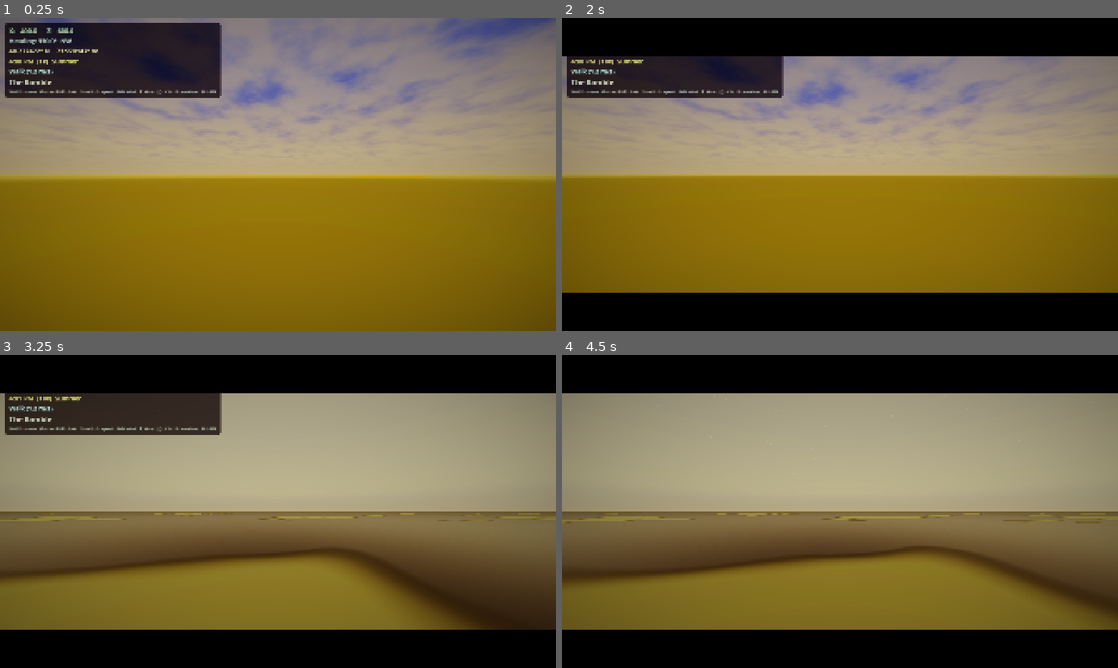
Above: before the commit, frames 1-4 (two rows, left to right).
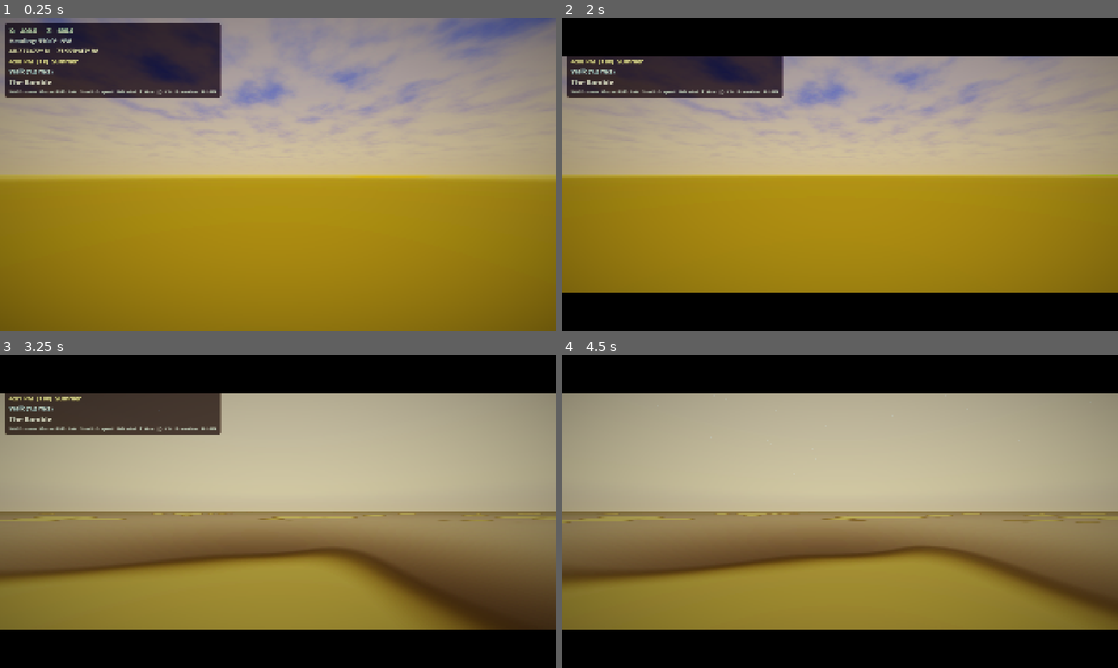
Above: after the commit, the same moments.

Repository: Central-Park-Walk/central-park-walk
Game: Godot game, scene res://main.tscn
The game is run twice, just before and just after one commit, with the same random seed, the same clock (stepped at 60 frames per second) and the same inputs.
Inputs (mouse positions are in pixels of both pictures, inside the frame that each line leads up to):
- Up to frame 1 (0.25 s): no input
- Up to frame 2 (2 s): tap Enter at 0.5 s; move the mouse to (962, 158) at 0.52 s; hold D 0.53-1.28 s; tap T at 0.6 s; click (962, 158) at 0.67 s; tap Space at 1.25 s; move the mouse to (728, 190) at 1.27 s; hold S from 1.28 s (still down); tap L at 1.35 s
- Up to frame 3 (3.25 s): tap Enter at 2 s; move the mouse to (333, 442) at 2.02 s; release S at 2.03 s; hold D 2.03-2.78 s; tap P at 2.1 s; move the mouse to (250, 574) at 2.77 s; hold W from 2.78 s (still down); tap G at 2.85 s; click (250, 574) at 2.92 s
- Up to frame 4 (4.5 s): move the mouse to (1006, 558) at 3.52 s; release W at 3.53 s; hold A from 3.53 s (still down); tap H at 3.6 s; move the mouse to (673, 464) at 4.27 s; tap 9 at 4.35 s

The runs differ from the first frame. In frame 3, 1.8% of the frame differs, in the area x 29-70%, y 50-68%; in frame 4, 1.8%.

Commit message:
Improve night lighting: NYC light pollution, bigger lamp pool, softer grading
Night was nearly black — unrealistic for Manhattan. Raised ambient energy
(0.15→0.30), exposure (0.60→0.75), brightness (0.75→0.88) at night keyframes.
Lamp pool 32→48 lights, range 22→28m, search radius 30→50m, energy ×7.5.
Color grade S-curve softened for dark values (0.12→0.08 knee), raised shadow
floor. Facade wall emission now dims at night (0.45→0.12) since lit windows
provide building visibility. Updated README coverage table.

Co-Authored-By: Claude Opus 4.6 <noreply@anthropic.com>

Diff:
--- a/main.gd
+++ b/main.gd
@@ -58,7 +58,7 @@
 var _letterbox_bot: ColorRect
 var _letterbox_on: bool = false
 var _lamp_light_timer: float = 0.0
-const LAMP_LIGHT_COUNT := 32
+const LAMP_LIGHT_COUNT := 48
 const LAMP_LIGHT_RANGE := 18.0
 const LAMP_LIGHT_UPDATE_INTERVAL := 0.5  # seconds between position updates
 
@@ -895,30 +895,31 @@
 # ---------------------------------------------------------------------------
 func _build_keyframes() -> void:
 	# ---- 5.0  Pre-dawn ----
+	# NYC light pollution: horizon never fully dark, ambient glow from city
 	_keyframes.append({
 		"hour": 5.0,
 		"sky_top":        Color(0.03, 0.04, 0.12),
-		"sky_horizon":    Color(0.10, 0.10, 0.18),
-		"gnd_bottom":     Color(0.01, 0.01, 0.02),
-		"gnd_horizon":    Color(0.08, 0.06, 0.10),
-		"ambient_color":  Color(0.10, 0.10, 0.18),
-		"ambient_energy": 0.15,
-		"exposure":       0.65,
+		"sky_horizon":    Color(0.14, 0.12, 0.20),  # light pollution glow
+		"gnd_bottom":     Color(0.02, 0.02, 0.03),
+		"gnd_horizon":    Color(0.10, 0.08, 0.12),
+		"ambient_color":  Color(0.12, 0.12, 0.20),
+		"ambient_energy": 0.30,   # NYC ambient from light pollution
+		"exposure":       0.75,
 		"white":          6.0,
 		"glow_intensity": 0.6,
 		"glow_bloom":     0.08,
 		"glow_strength":  0.7,
-		"glow_threshold": 0.65,
+		"glow_threshold": 0.55,
 		"glow_cap":       5.0,
 		"ssao_radius":    2.0,
-		"ssao_intensity": 2.8,
-		"ssao_power":     2.0,
+		"ssao_intensity": 2.2,
+		"ssao_power":     1.8,
 		"ssil_intensity": 0.5,
-		"saturation":     0.70,
-		"contrast":       1.12,
-		"brightness":     0.78,
+		"saturation":     0.75,
+		"contrast":       1.06,
+		"brightness":     0.88,
 		"fog_color":      Color(0.12, 0.10, 0.14),
-		"fog_energy":     0.15,
+		"fog_energy":     0.20,
 		"fog_scatter":    0.05,
 		"fog_density":    0.0005,
 		"fog_aerial":     0.20,
@@ -928,7 +929,7 @@
 		"sun_pitch":      -10.0,
 		"sun_yaw":        -100.0,
 		"shadow_dist":    180.0,
-		"lamp_emission":  3.0,
+		"lamp_emission":  3.5,
 		"vol_fog_density":    0.0004,
 		"vol_fog_anisotropy": 0.45,
 		"cloud_coverage":     0.50,
@@ -1071,30 +1072,31 @@
 	})
 
 	# ---- 21.0  Night ----
+	# NYC light pollution: never truly dark, warm orange-pink skyglow on horizon
 	_keyframes.append({
 		"hour": 21.0,
-		"sky_top":        Color(0.02, 0.03, 0.08),
-		"sky_horizon":    Color(0.04, 0.05, 0.12),
-		"gnd_bottom":     Color(0.005, 0.008, 0.012),
-		"gnd_horizon":    Color(0.02, 0.03, 0.06),
-		"ambient_color":  Color(0.10, 0.10, 0.18),
-		"ambient_energy": 0.15,
-		"exposure":       0.60,
+		"sky_top":        Color(0.03, 0.04, 0.10),
+		"sky_horizon":    Color(0.10, 0.08, 0.14),  # light pollution horizon
+		"gnd_bottom":     Color(0.015, 0.015, 0.025),
+		"gnd_horizon":    Color(0.05, 0.04, 0.08),
+		"ambient_color":  Color(0.14, 0.12, 0.20),  # blue-shifted city glow
+		"ambient_energy": 0.30,   # NYC ambient — never below 0.3 at night
+		"exposure":       0.75,
 		"white":          6.0,
 		"glow_intensity": 0.6,
 		"glow_bloom":     0.08,
 		"glow_strength":  0.7,
-		"glow_threshold": 0.60,
+		"glow_threshold": 0.55,
 		"glow_cap":       5.0,
 		"ssao_radius":    2.0,
-		"ssao_intensity": 3.0,
-		"ssao_power":     2.0,
+		"ssao_intensity": 2.2,
+		"ssao_power":     1.8,
 		"ssil_intensity": 0.6,
-		"saturation":     0.70,
-		"contrast":       1.14,
-		"brightness":     0.75,
-		"fog_color":      Color(0.08, 0.08, 0.12),
-		"fog_energy":     0.15,
+		"saturation":     0.75,
+		"contrast":       1.06,   # less crush — preserves shadow detail
+		"brightness":     0.88,   # brighter — NYC is never pitch black
+		"fog_color":      Color(0.08, 0.07, 0.11),
+		"fog_energy":     0.20,
 		"fog_scatter":    0.05,
 		"fog_density":    0.0005,
 		"fog_aerial":     0.20,
@@ -1104,13 +1106,13 @@
 		"sun_pitch":      -65.0,
 		"sun_yaw":        40.0,
 		"shadow_dist":    200.0,
-		"lamp_emission":  3.0,
+		"lamp_emission":  3.5,
 		"vol_fog_density":    0.0004,
 		"vol_fog_anisotropy": 0.35,
 		"cloud_coverage":     0.45,
 		"cloud_density":      0.55,
-		"cloud_color_top":    Color(0.12, 0.12, 0.18),
-		"cloud_color_bottom": Color(0.05, 0.05, 0.08),
+		"cloud_color_top":    Color(0.14, 0.12, 0.18),
+		"cloud_color_bottom": Color(0.06, 0.05, 0.08),
 		"cloud_speed":        0.003,
 	})
 
@@ -1842,9 +1844,9 @@
 		var light := SpotLight3D.new()
 		light.light_color = Color(1.0, 0.55, 0.18)  # warm sodium vapor, softened
 		light.light_energy = 0.0  # off until positioned
-		light.spot_range = 22.0
-		light.spot_angle = 75.0  # ~150° cone — wide soft pool below
-		light.spot_attenuation = 1.2  # softer falloff
+		light.spot_range = 28.0
+		light.spot_angle = 80.0  # ~160° cone — wide soft pool below
+		light.spot_attenuation = 1.0  # softer falloff
 		light.shadow_enabled = false  # too expensive for 24 lights
 		light.light_bake_mode = Light3D.BAKE_DISABLED
 		light.rotation_degrees = Vector3(-90, 0, 0)  # point straight down
@@ -1862,7 +1864,7 @@
 	var pool_size: int = _lamp_lights.size()
 	for i in _lamp_positions.size():
 		var d := player_pos.distance_squared_to(_lamp_positions[i])
-		if d < 900.0:  # within 30m
+		if d < 2500.0:  # within 50m
 			dists.append([d, i])
 	# Only sort if we have more candidates than light slots
 	if dists.size() > pool_size:
@@ -1875,7 +1877,7 @@
 		if li < dists.size() and night_energy > 0.1:
 			var idx: int = dists[li][1]
 			_lamp_lights[li].global_position = _lamp_positions[idx]
-			_lamp_lights[li].light_energy = night_energy * 5.5
+			_lamp_lights[li].light_energy = night_energy * 7.5
 		else:
 			_lamp_lights[li].light_energy = 0.0
 
--- a/shaders/color_grade.gdshader
+++ b/shaders/color_grade.gdshader
@@ -5,8 +5,8 @@
 void fragment() {
 	vec3 c = texture(SCREEN_TEXTURE, SCREEN_UV).rgb;
 
-	// Warm dark floor — keep some shadow detail
-	c = max(c, vec3(0.012, 0.009, 0.007));
+	// Warm dark floor — keep shadow detail, NYC is never pitch black
+	c = max(c, vec3(0.018, 0.014, 0.012));
 	// Gentle shadow shaping
 	c = pow(c, vec3(1.06));
 
@@ -30,7 +30,8 @@
 	c.g += red_excess * 0.05;
 
 	// Softer S-curve — luminous midtones, visible shadows
-	c = c * c / (c * c + 0.12) * 1.12;
+	// Use gentler knee for dark values to preserve night shadow detail
+	c = c * c / (c * c + 0.08) * 1.08;
 
 	// Saturate — colors glow against the dark background
 	float lum2 = dot(c, vec3(0.2126, 0.7152, 0.0722));
--- a/shaders/facade.gdshader
+++ b/shaders/facade.gdshader
@@ -174,7 +174,9 @@
 			NORMAL_MAP = vec3(tex_nrm.r, 0.7, tex_nrm.b);
 			NORMAL_MAP_DEPTH = 1.2;
 		}
-		emission += wall_col * 0.45;
+		// Reduce wall emission at night — window glow provides building visibility
+		float wall_em = mix(0.45, 0.12, night_factor);
+		emission += wall_col * wall_em;
 	}
 
 	EMISSION = emission;
Not shown, changed: README.md
